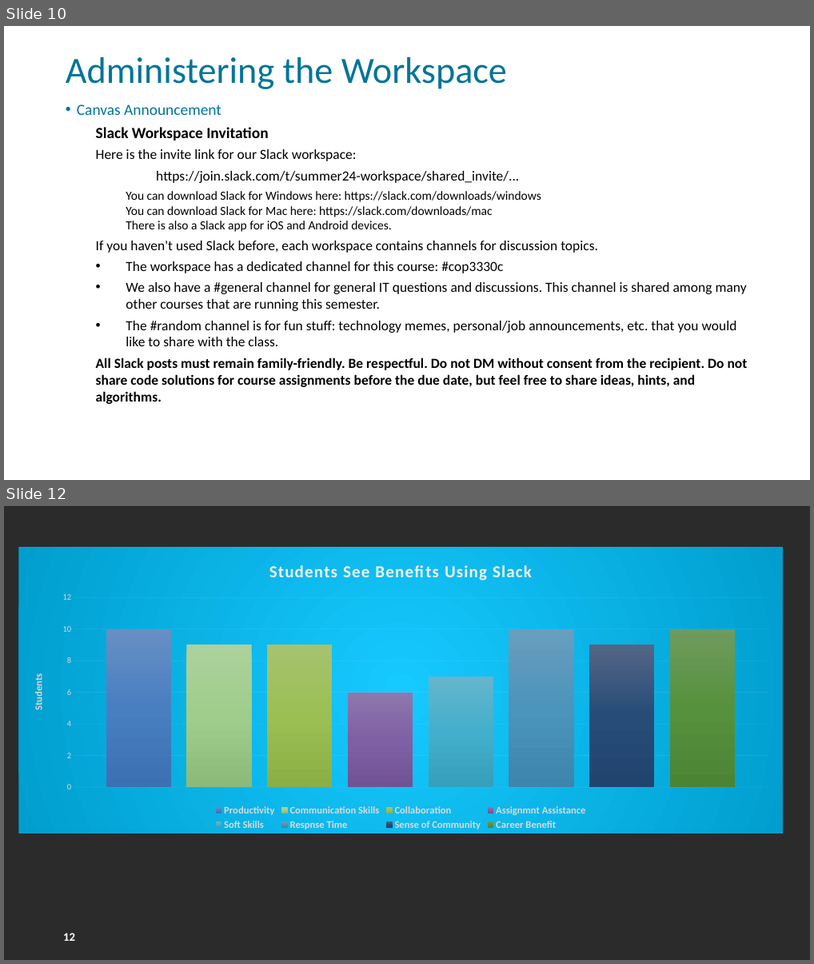
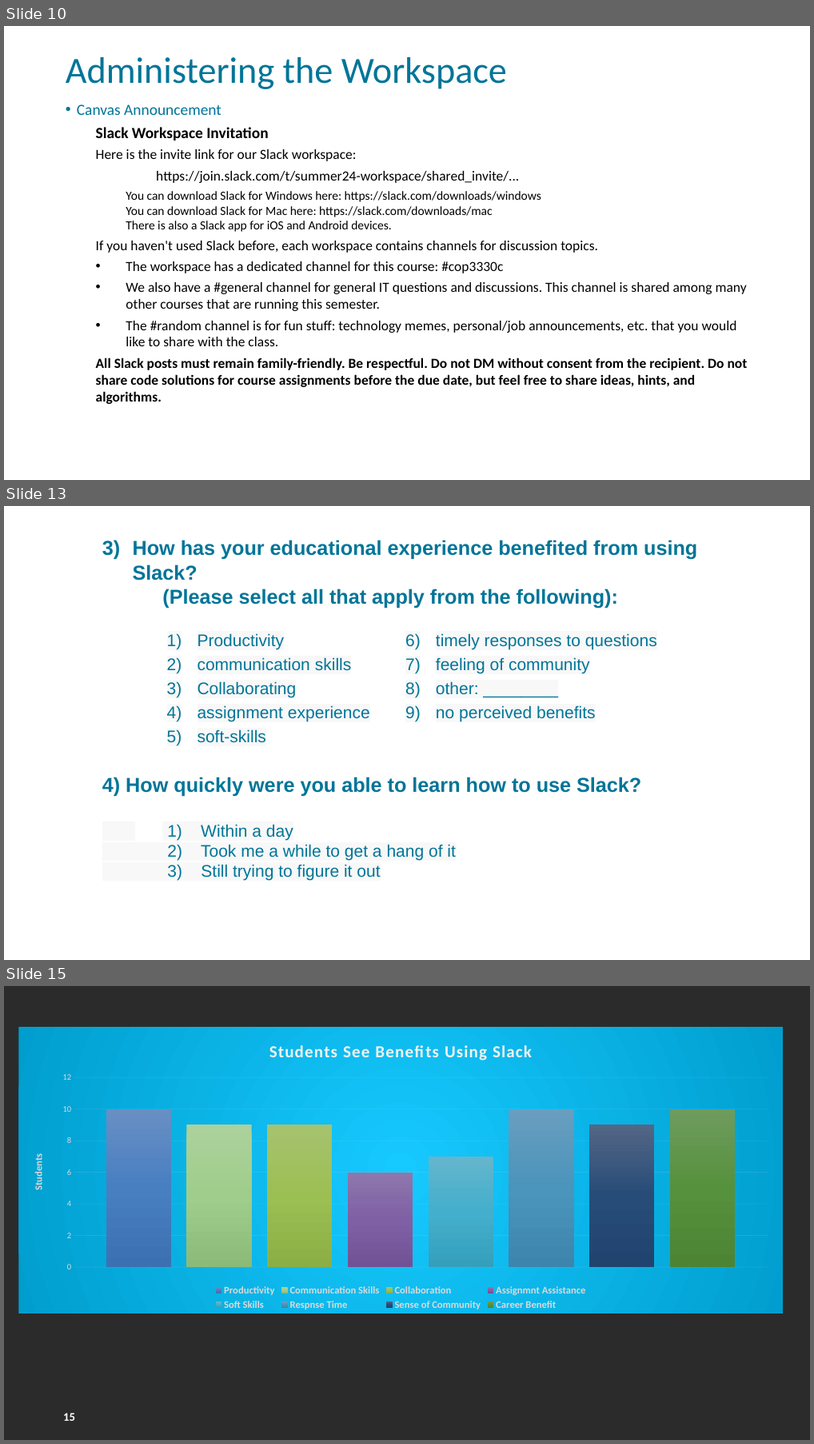
Before and after one commit to FSCJ-FacultyDev/HITEC2024, a slide deck: LeveragingSlackForStudentCollaboration.pptx. Shown one above the other, each under a label of ours: slides 10 and 12 before the commit, slides 10, 13 and 15 after it; the slides between them are not shown. The pictures are 814x964 and 814x1444 pixels, drawn with LibreOffice and Linux fonts; fonts in the diff are those of the drawing; background and template pictures are left out; a plain dark background stands for a picture behind light text. Boxes give left, top, right and bottom in pixels: in the first picture for what was removed or moved away, otherwise in the second. Text is boxed around its words. In the diff, an @@ line names an element or a change of style, - is before the commit and + after.

Commit message:
Added survey questions_KA

```diff
--- a/LeveragingSlackForStudentCollaboration.pptx
+++ b/LeveragingSlackForStudentCollaboration.pptx
@@ slide 13 added at (4, 506, 810, 960), background picture (left out); not listed: 1 template element that a slide beside it also shows @@
@@ text added at (133, 540, 698, 608), 24 pt, text #007598, bold @@
+3) How has your educational experience benefited from using Slack?
+(Please select all that apply from the following):
@@ text added at (198, 633, 370, 743), 20 pt, text #007598 @@
+1) Productivity
+2) communication skills
+3) Collaborating
+4) assignment experience
+5) soft-skills
@@ text added at (436, 633, 658, 722), 20 pt, text #007598 @@
+6) timely responses to questions
+7) feeling of community
+8) other: ________
+9) no perceived benefits
@@ text added at (102, 776, 642, 880), 20 pt, text #007598 @@
+4) How quickly were you able to learn how to use Slack?
+1) Within a day
+2) Took me a while to get a hang of it
+3) Still trying to figure it out
@@ what was slide 12 is now slide 15 @@
@@ page number at (63, 1412, 75, 1420): text changed @@
-12
+15
```
Also in this commit, not shown: 6 slides changed, 2 other slides added, 7 slides removed.
